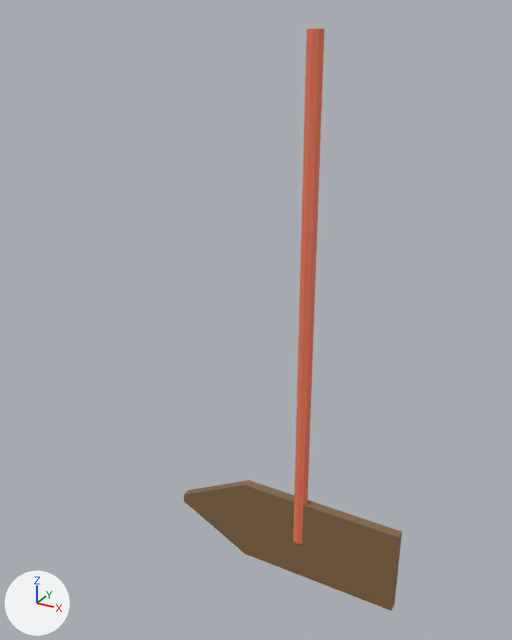
The FBX model Assets/Art/Models/Items/NagivationSign.fbx: old version first, new version second.
One viewpoint serves both versions: a camera (50 mm lens) standing at (1.49, -3.29, 3.09) and looking at (-0.36, 0.07, 1.41). Arrows for +X, +Y and +Z are at lower left; the lights stay in place.

Objects in the first picture: 'Pole', 'Sign'.
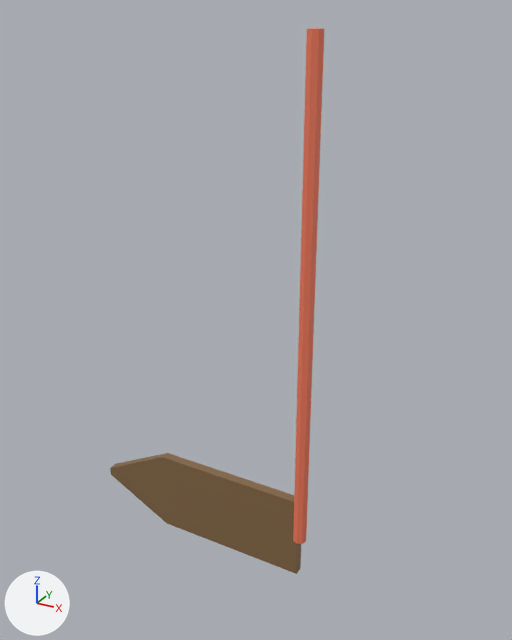
Pixel boxes [x1, y1, x2, y2] of what changed, in the pictures (512 x 640 px):
'Pole', reshaped (85% narrower, 292% taller)
    before: [184, 480, 402, 611]
    after: [293, 28, 324, 544]
'Sign', reshaped (500% wider, 76% shorter)
    before: [293, 28, 324, 544]
    after: [110, 453, 301, 574]

Diff of the bpy script that builds the scene:
```diff
--- a/Assets/Art/Models/Items/NagivationSign.fbx.py
+++ b/Assets/Art/Models/Items/NagivationSign.fbx.py
@@ me_cube_011_1 @@
+me_cube_011_1.from_pydata(...)  # 12 vertices, 10 faces; spans x -1.51..0.0, y -0.28..0.28, z -0.03..0.03
+me_cube_011_1.materials.append(mat_mat_sign)  # picture img_tex_signbasic_png
@@ ob_sign @@
-ob_sign = bpy.data.objects.new('Sign', me_cylinder_008)
+ob_sign = bpy.data.objects.new('Sign', me_cube_011_1)
 ob_sign.location = (0.0, 0.0, 0.0)
@@ ob_pole @@
-ob_pole = bpy.data.objects.new('Pole', me_cube_011)
+ob_pole = bpy.data.objects.new('Pole', me_cylinder_008)
 ob_pole.location = (0.0, 0.0, 0.0)
```
